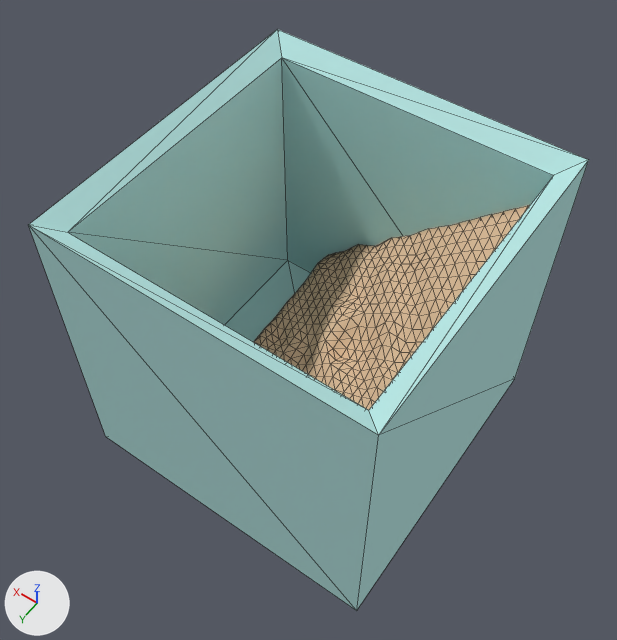
One commit to the Blender file test/demo_scene.blend: the scene before it, then after it.
Rendered twice from a camera (50 mm lens) standing at (-13.92, 7.87, 24.85) and looking at (-4.87, -4.79, 4.94). Lighting does not change. The marker at lower left points along +X, +Y and +Z. Mesh edges are drawn as thin lines.

The first picture shows 'water_container', 'water_land'.
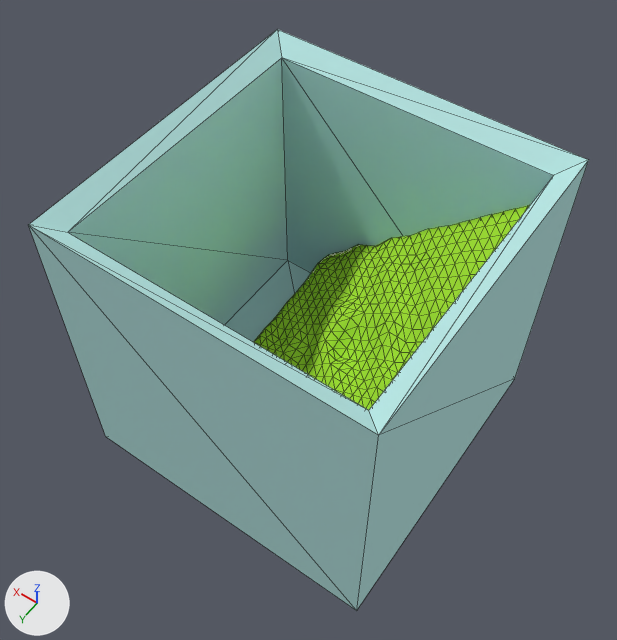
Pixel boxes [x1, y1, x2, y2] of what changed, in the pictures (617 x 640 px):
'water_land', recoloured (beige to green): [254, 205, 530, 410] in both

The change in detail:
Material 'Material.003' (mat_material_003) changes colour from beige #e7c39f to green #a8e73a; in linear values from (0.8, 0.547, 0.347) to (0.39, 0.8, 0.042).
